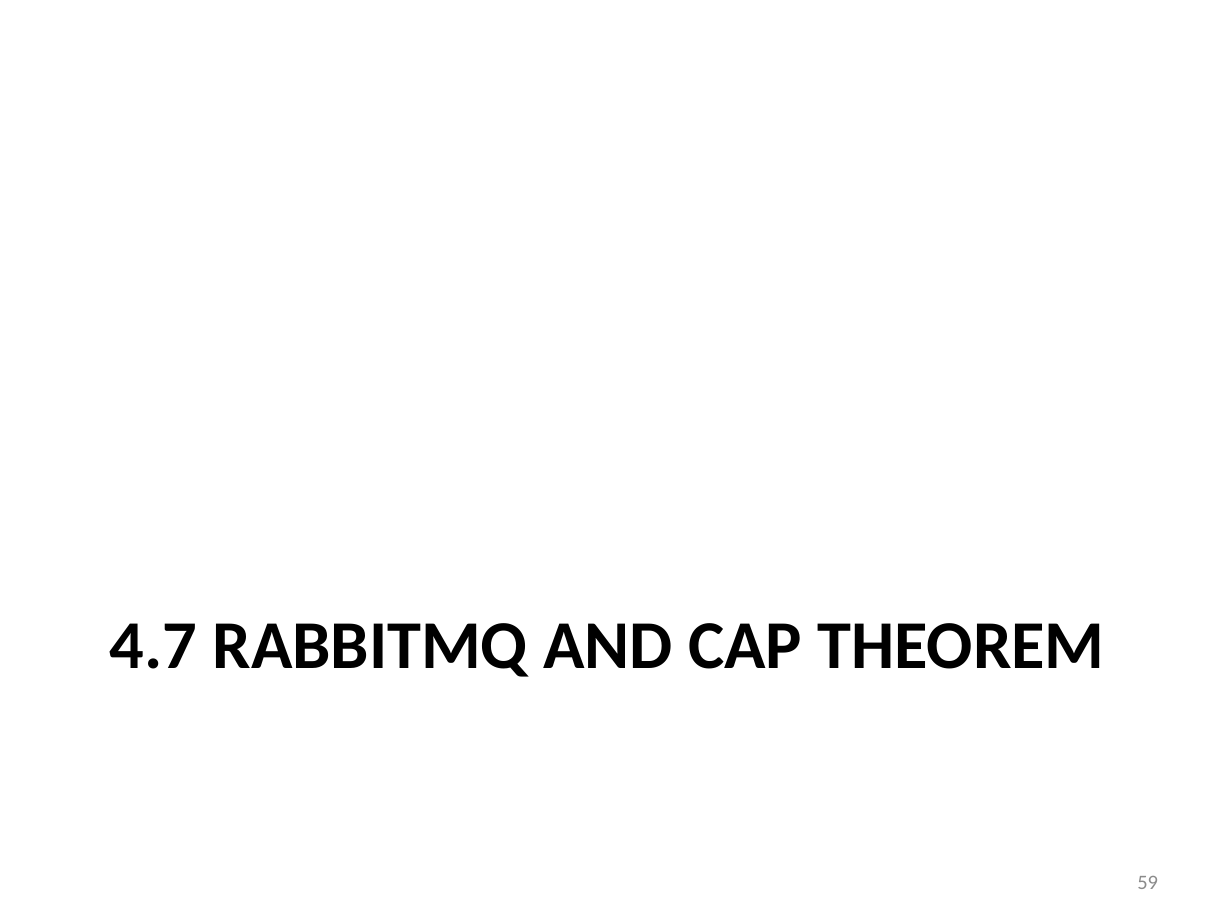
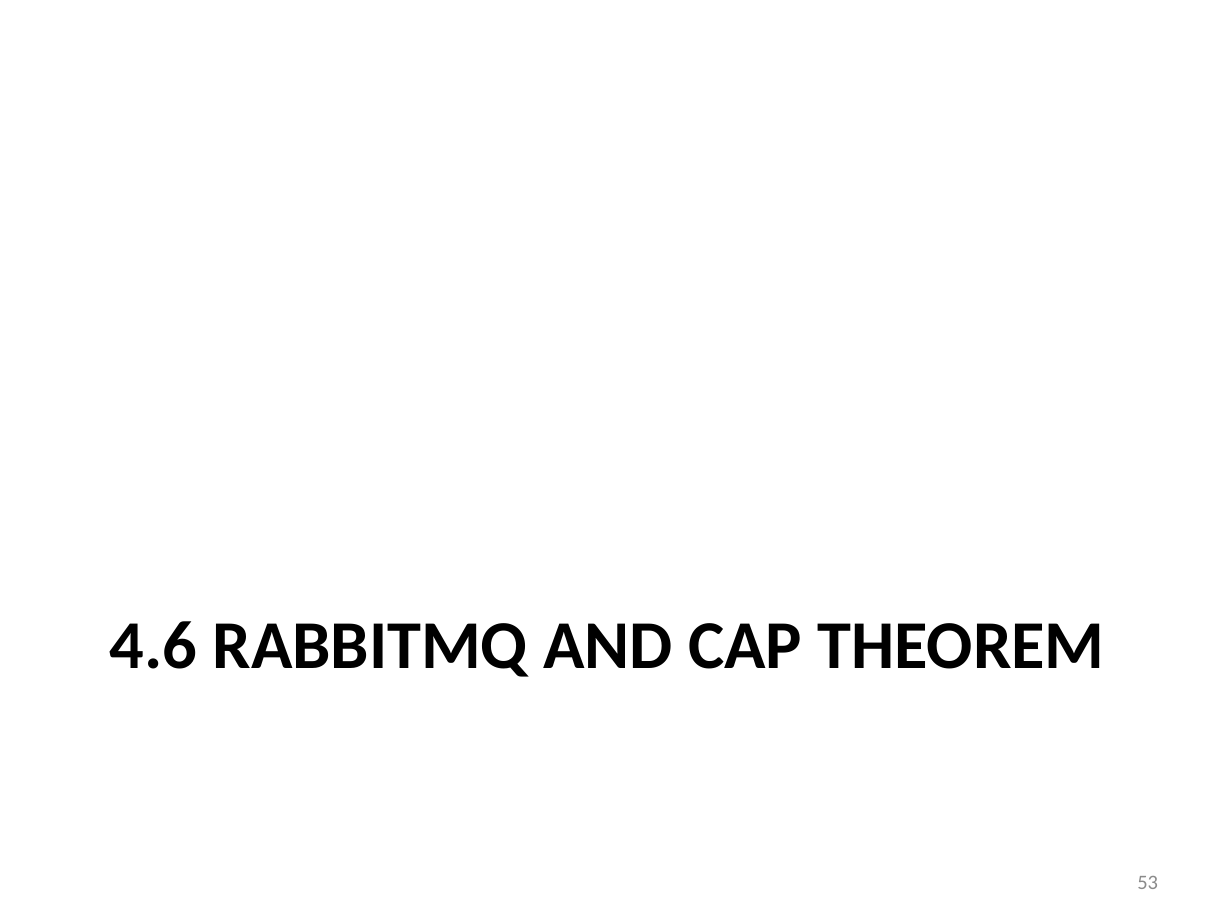
Before and after one commit to iancooper/Presentations, a slide deck: slide 53 of Practical Messaging - Day 2 New.pptx (slide 59 before the commit). Drawn at 1232x924 pixels with LibreOffice and Linux fonts; fonts in the diff are those of the drawing. Boxes give left, top, right and bottom in pixels: in the first picture for what was removed or moved away, otherwise in the second. Text is boxed around its words. In the diff, an @@ line names an element or a change of style, - is before the commit and + after.

```diff
--- a/Practical Messaging - Day 2 New.pptx
+++ b/Practical Messaging - Day 2 New.pptx
@@ title at (110, 621, 1105, 677): text changed @@
-4.7 RABBITMQ AND CAP THEOREM
+4.6 RABBITMQ AND CAP THEOREM
@@ page number at (1137, 876, 1158, 889): text changed @@
-59
+53
```
Also in this commit, not shown: 4 other slides changed, 6 slides removed.
